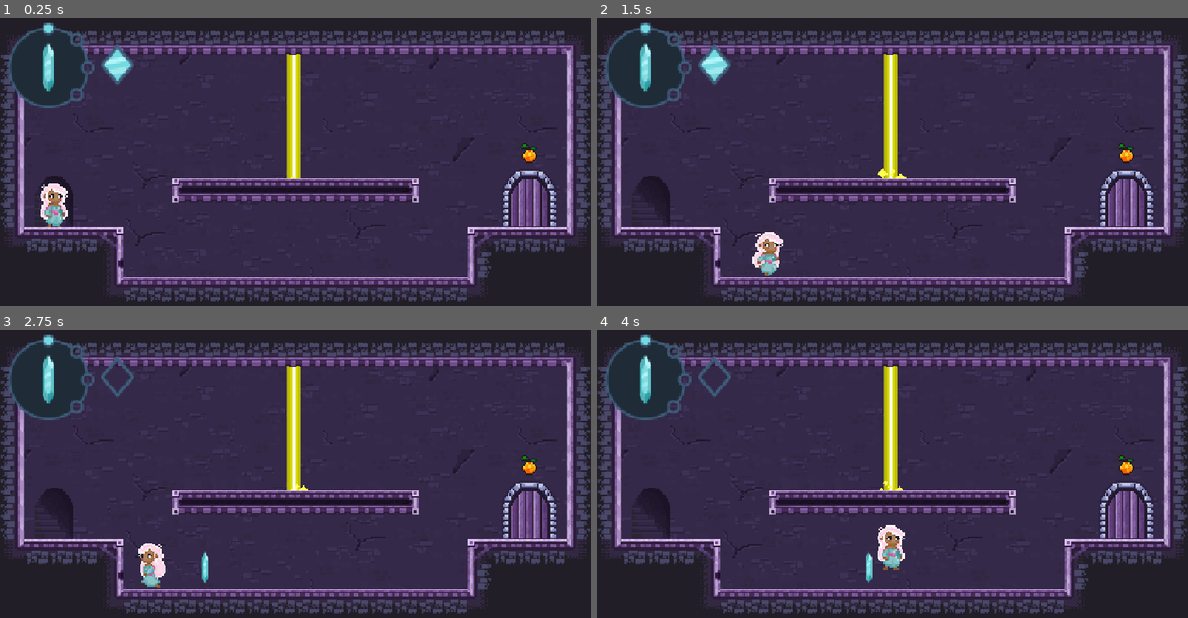
Above: before the commit, frames 1-4 (two rows, left to right).
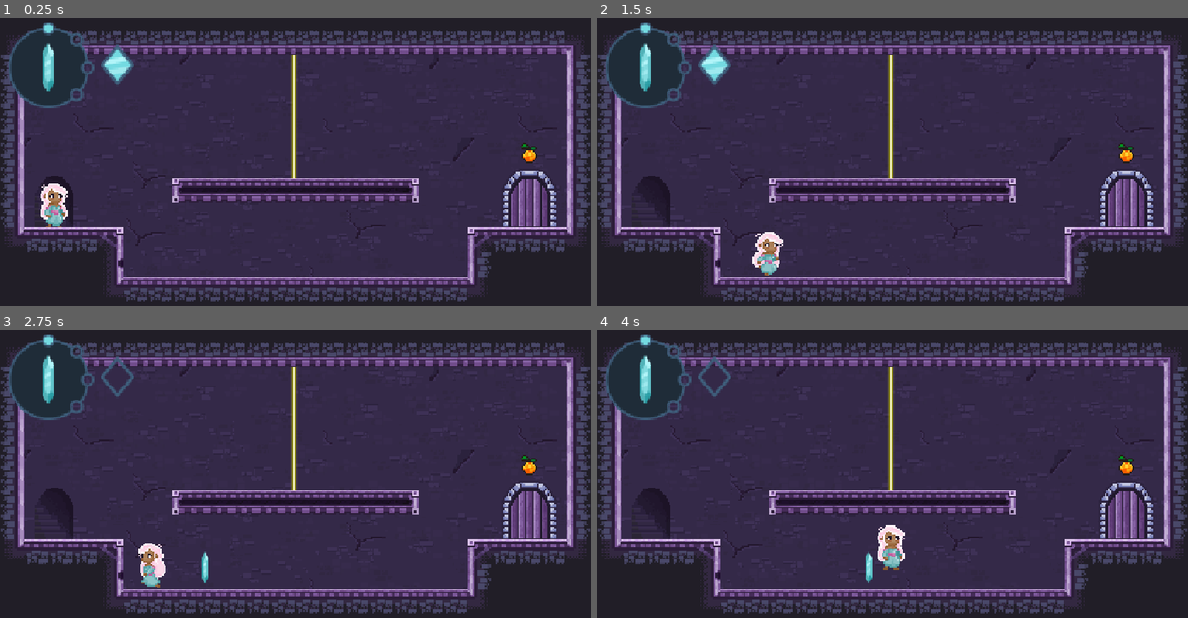
Above: after the commit, the same moments.

Repository: Lucas-Ibiapina4/ST-Challenge
Game: Godot game, scene res://World/world.tscn
Same seed, same stepped clock (60 frames per second), same inputs: the game is played once before the commit and once after it.
Inputs:
- Up to frame 1 (0.25 s): no input
- Up to frame 2 (1.5 s): tap Enter at 0.5 s; hold D (right_move) from 0.53 s (still down); tap Q (create_cristal) at 0.6 s; tap W (jump) at 0.77 s; tap E (remove_cristal) at 1.35 s
- Up to frame 3 (2.75 s): tap W (jump) at 1.52 s; release D (right_move) at 2.03 s; hold A (left_move) from 2.03 s (still down); tap Q (create_cristal) at 2.1 s
- Up to frame 4 (4 s): release A (left_move) at 2.78 s; hold D (right_move) from 2.78 s (still down); tap E (remove_cristal) at 2.85 s; tap W (jump) at 3.02, 3.77 s; tap Q (create_cristal) at 3.6 s

The runs differ from the first frame. In frame 1, 1.0% of the frame differs, in the area x 48-51%, y 12-56%; in frame 2, 1.1%, in the area x 47-53%, y 12-56%; in frame 3, 1.0%; in frame 4, 1.0%.

Commit message:
Feat: light and particles removed

Diff:
--- a/Prefabs/light.tscn
+++ b/Prefabs/light.tscn
@@ -1,26 +1,6 @@
 [gd_scene format=3 uid="uid://2fws08272vcf"]
 
 [ext_resource type="Script" uid="uid://cbo1qxv3fjtue" path="res://Scripts/light.gd" id="1_6tkx2"]
-[ext_resource type="Texture2D" uid="uid://bnuygprhrvosi" path="res://Assets/LaserBeam1.png" id="2_1sa5l"]
-
-[sub_resource type="Curve" id="Curve_1sa5l"]
-_data = [Vector2(0, 0.17472124), 0.0, 0.0, 0, 0, Vector2(1, 0.6319703), 0.0, 0.0, 0, 0]
-point_count = 2
-
-[sub_resource type="CurveTexture" id="CurveTexture_1sa5l"]
-curve = SubResource("Curve_1sa5l")
-
-[sub_resource type="ParticleProcessMaterial" id="ParticleProcessMaterial_d3ie7"]
-particle_flag_disable_z = true
-emission_shape_scale = Vector3(0.5, 0.5, 1)
-direction = Vector3(0, 0, 0)
-spread = 180.0
-initial_velocity_min = 100.0
-initial_velocity_max = 150.0
-gravity = Vector3(0, 0, 0)
-scale_min = 0.5
-scale_curve = SubResource("CurveTexture_1sa5l")
-color = Color(1, 1, 0.32156864, 1)
 
 [node name="Light" type="Node2D" unique_id=1077566341]
 z_index = -1
@@ -31,29 +11,20 @@
 collision_mask = 9
 
 [node name="FeixeSegundaBorda" type="Line2D" parent="." unique_id=1288268032]
-width = 9.0
-default_color = Color(1, 1, 0, 0.56078434)
+width = 5.0
+default_color = Color(1, 1, 0, 0.050980393)
 
 [node name="Feixe" type="Line2D" parent="." unique_id=815806780]
 points = PackedVector2Array(0, 0, 0, 331)
-width = 7.0
-default_color = Color(0.7570089, 0.7570096, 0, 1)
+width = 3.0
+default_color = Color(0.75686276, 0.75686276, 0, 0.31764707)
 
 [node name="FeixeBordaMaior" type="Line2D" parent="." unique_id=1747900395]
-width = 5.0
-default_color = Color(0.84708464, 0.84708464, 1.1551381e-06, 1)
+width = 2.0
+default_color = Color(0.84705883, 0.84705883, 0, 0.6392157)
 
 [node name="FeixeBorda" type="Line2D" parent="." unique_id=2134830665]
-width = 2.0
-
-[node name="Particles" type="GPUParticles2D" parent="." unique_id=742222586]
-position = Vector2(1, 1)
-scale = Vector2(-0.11999877, 0.12000172)
-amount = 10
-texture = ExtResource("2_1sa5l")
-lifetime = 0.5
-speed_scale = 0.3
-fixed_fps = 60
-process_material = SubResource("ParticleProcessMaterial_d3ie7")
+width = 1.0
+default_color = Color(1, 1, 1, 0.84705883)
 
 [node name="CollisionEfects" type="Node2D" parent="." unique_id=1539274245]
--- a/Scenes/level_02.tscn
+++ b/Scenes/level_02.tscn
@@ -5,7 +5,6 @@
 [ext_resource type="Script" uid="uid://c0yrybijmaur" path="res://Scripts/floor.gd" id="1_wfe4l"]
 [ext_resource type="PackedScene" uid="uid://2fws08272vcf" path="res://Prefabs/light.tscn" id="2_ivlrf"]
 [ext_resource type="PackedScene" uid="uid://ce4r5pecjahe6" path="res://Prefabs/background.tscn" id="3_mmtoh"]
-[ext_resource type="PackedScene" uid="uid://c6iselkr106xh" path="res://Prefabs/player.tscn" id="5_wfe4l"]
 
 [node name="Level02" type="Node2D" unique_id=2013607221 groups=["floor"]]
 position = Vector2(517, 481)
@@ -36,6 +35,3 @@
 
 [node name="CameraPoint" type="Marker2D" parent="." unique_id=1759833033 groups=["camera_point"]]
 position = Vector2(0, -108)
-
-[node name="Player" parent="." unique_id=1030101800 instance=ExtResource("5_wfe4l")]
-position = Vector2(-128, -85)
--- a/Scripts/light.gd
+++ b/Scripts/light.gd
@@ -6,9 +6,7 @@
 @onready var feixe_borda: Line2D = $FeixeBorda
 @onready var feixe_borda_maior: Line2D = $FeixeBordaMaior
 @onready var feixe_segunda_borda: Line2D = $FeixeSegundaBorda
-@onready var particles: GPUParticles2D = $Particles
 @onready var collision_efects: Node2D = $CollisionEfects
-var collision_particles: Array[GPUParticles2D] = []
 
 ## Quantas vezes o feixe pode refletir
 @export var max_reflexoes := 10
@@ -34,14 +32,6 @@
 	raio.set_collision_mask_value(4, true)
 	_log("pronto | mask do raio=%d (deve ser 9)" % raio.collision_mask)
 
-	particles.emitting = false
-
-	for i in range(max_reflexoes):
-		var new_particles = particles.duplicate()
-		collision_efects.add_child(new_particles)
-		collision_particles.append(new_particles)
-
-
 
 func _physics_process(_delta: float) -> void:
 
@@ -63,7 +53,6 @@
 	#limpa as excecoes do frame anterior
 	raio.clear_exceptions()
 
-	var collision_count := 0
 	for i in range(max_reflexoes):
 		#coloca o RayCast na posicao atual (origem da reflexao)
 		raio.global_position = origin
@@ -78,10 +67,6 @@
 			#pega o ponto em que a colisao ocorre
 			var collision_point = raio.get_collision_point()
 
-			collision_particles[collision_count].global_position = collision_point
-			collision_particles[collision_count].emitting = true
-
-			collision_count += 1
 
 			#salva o tipo de objeto com o qual ocorreu a colisao
 			var object = raio.get_collider()
@@ -126,10 +111,6 @@
 			caminho.append("nada")
 			break
 
-	for i in range(collision_count, collision_particles.size()):
-		collision_particles[i].emitting = false
-		collision_particles[i].restart()
-
 	#devolve o RayCast para a posicao original
 	raio.position = Vector2.ZERO
 
